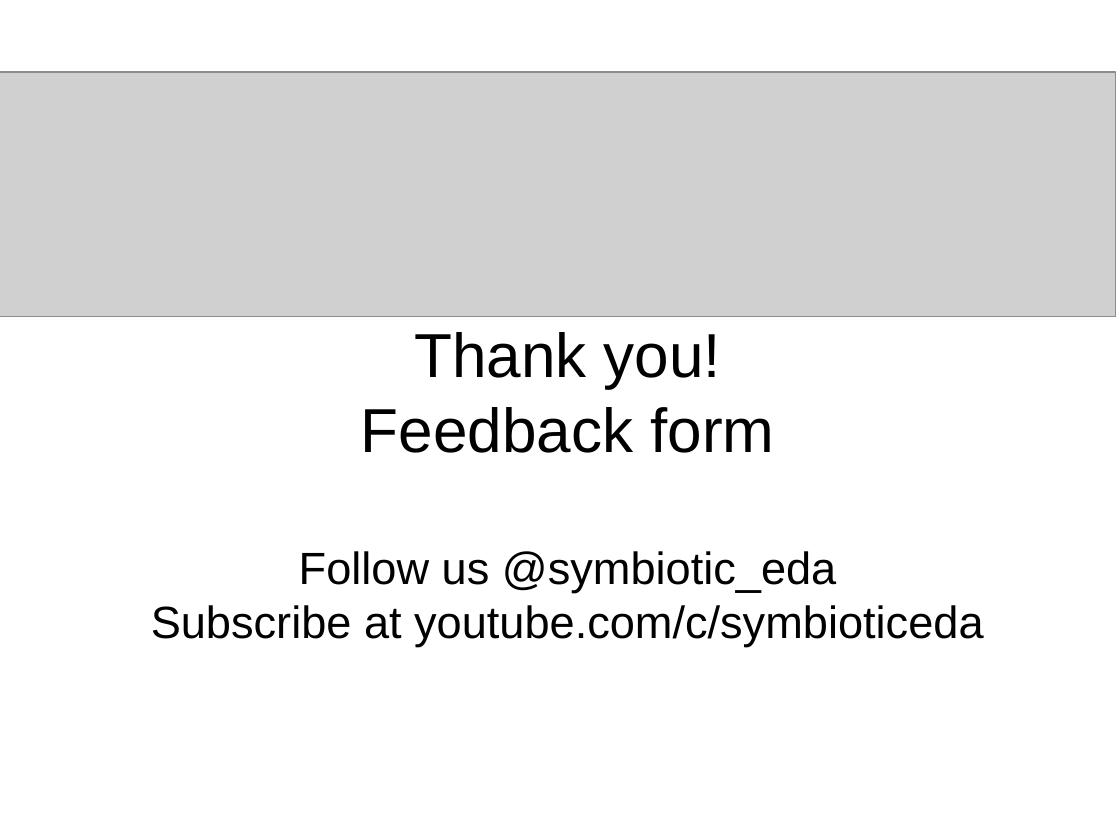
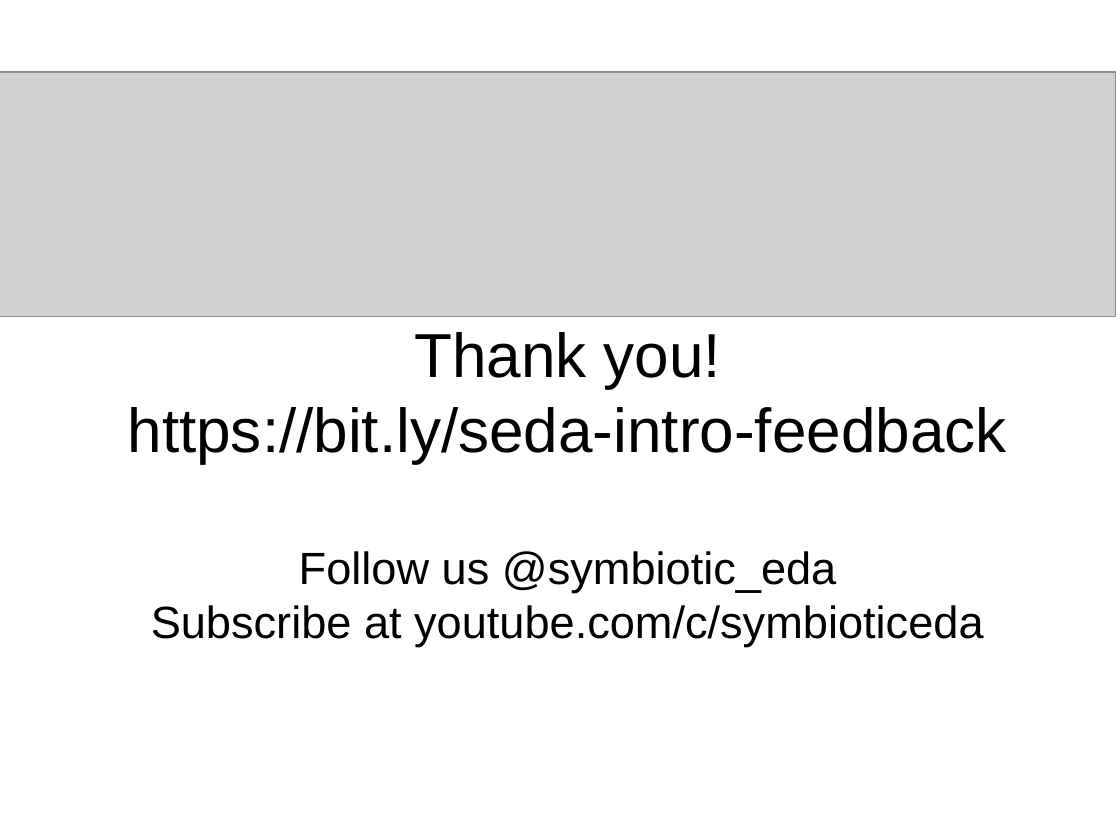
Before and after one commit to mattvenn/formal-intro-course, a slide deck: slide 60 of intro-course-slides.odp (slide 59 before the commit). Drawn at 1120x840 pixels with LibreOffice and Linux fonts; fonts in the diff are those of the drawing; grey boxes stand for pictures. Boxes give left, top, right and bottom in pixels: in the first picture for what was removed or moved away, otherwise in the second. Text is boxed around its words. In the diff, an @@ line names an element or a change of style, - is before the commit and + after.

```diff
--- a/intro-course-slides.odp
+++ b/intro-course-slides.odp
@@ subtitle at [128, 407, 1007, 463]: text changed @@
-Feedback form
+https://bit.ly/seda-intro-feedback
```
Also in this commit, not shown: 3 other slides changed, 1 slide added.
